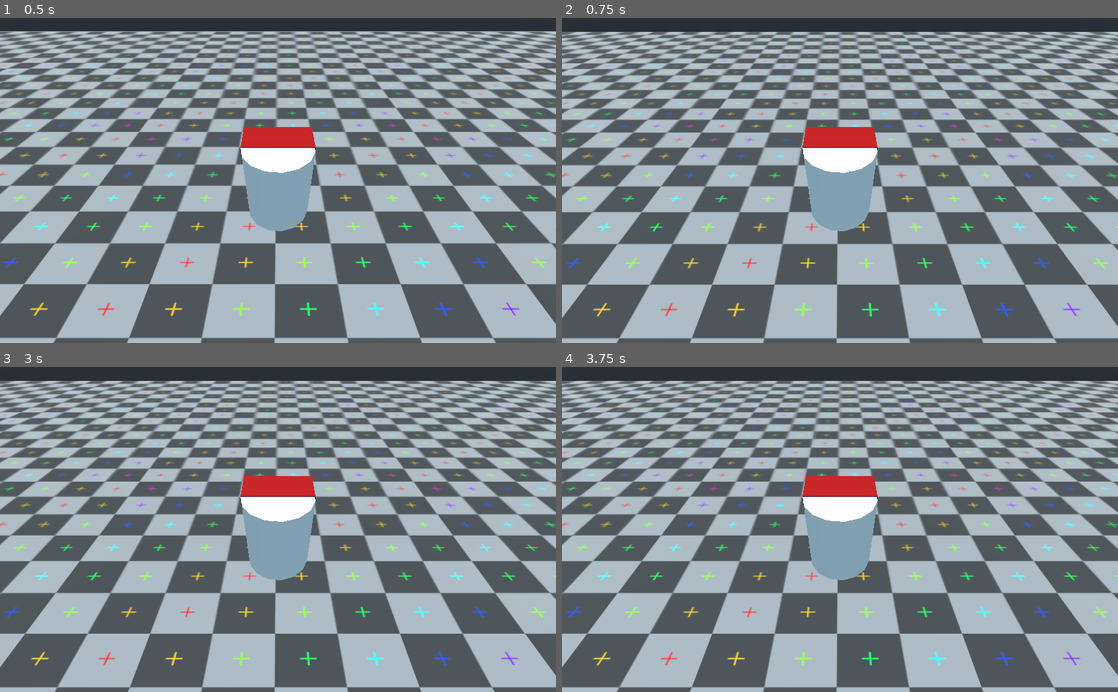
Above: before the commit, frames 1-4 (two rows, left to right).
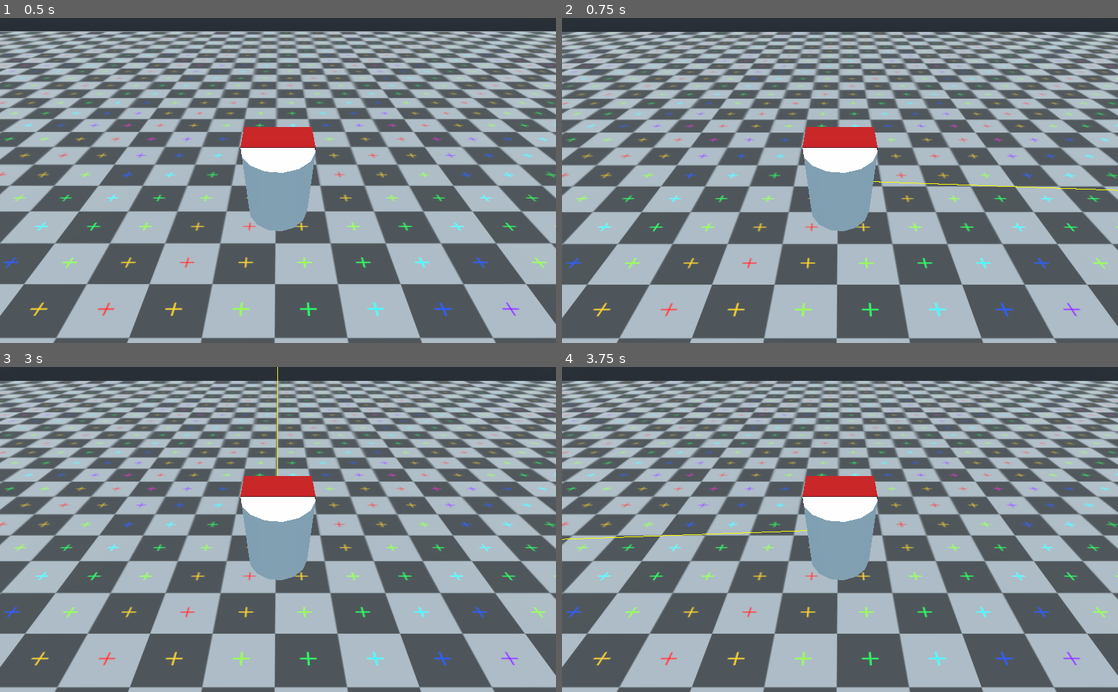
Above: after the commit, the same moments.

Repository: ArthurVasconcelosVidal/FirstGodotProject
Game: Godot game, scene res://Scenes/FisrtScene.tscn
Same seed, same stepped clock (60 frames per second), same inputs: the game is played once before the commit and once after it.
Inputs:
- Up to frame 1 (0.5 s): no input
- Up to frame 2 (0.75 s): hold D (stick_Right) from 0.53 s (still down)
- Up to frame 3 (3 s): tap Enter at 1.25, 2.75 s; release D (stick_Right) at 1.28 s; hold Q (southButton) 1.28-2.03 s; tap Space at 2 s; hold D (stick_Right) 2.03-2.78 s; hold Up (stick_Up) from 2.78 s (still down)
- Up to frame 4 (3.75 s): tap Space at 3.5 s; release Up (stick_Up) at 3.53 s; hold A (stick_Left) from 3.53 s (still down)

Frame 1 is identical in both runs. In frame 2, 0.1% of the frame differs, in the area x 56-100%, y 50-54%; in frame 3, less than 0.1%; in frame 4, less than 0.1%.

Commit message:
Creating a direction using camera, player position and the input

Diff:
--- a/Scripts/Player/PlayerManager.gd
+++ b/Scripts/Player/PlayerManager.gd
@@ -6,7 +6,9 @@
 # var b = "text"
 onready var inputNode = get_node("InputSystem")
 onready var movementNode = get_node("MovementBehaviour")
-
+onready var meshNode = get_node("MeshNode")
+onready var cameraNode = get_node("Camera")
+onready var debugDrawNode = get_node("DrawDebugNode")
 # Called when the node enters the scene tree for the first time.
 func _ready():
 	pass
--- a/Scripts/Player/PlayerMovement.gd
+++ b/Scripts/Player/PlayerMovement.gd
@@ -4,7 +4,9 @@
 # Declare member variables here. Examples:
 # var a = 2
 # var b = "text"
-var testao = 2
+var movementSpeed = 5
+var rotationSpeed = 3
+
 onready var playerManager = get_parent()
 # Called when the node enters the scene tree for the first time.
 func _ready():
@@ -13,9 +15,25 @@
 
 # Called every frame. 'delta' is the elapsed time since the previous frame.
 func _process(delta):
-	#print(playerManager.inputNode.stickValue)
-	#print(playerManager.inputNode.sitckMagnitude)
-	pass
+	MovementBehaviour()
+
+
+func MovementBehaviour():
+	var finalDir = ObjectRelatedDirection(playerManager.inputNode.stickValue, playerManager.cameraNode)
+	playerManager.debugDrawNode.draw_line_3d(playerManager.translation, finalDir.normalized() * 50, Color(1, 1, 0))
+	print(finalDir.normalized())
+
+func ObjectRelatedDirection(var inputDirection, var objectTransform):
+	var forwardDirection = ProjectOnPlane(-playerManager.cameraNode.get_global_transform().basis.z, playerManager.get_transform().basis.y)
+	var rightDirection = ProjectOnPlane(playerManager.cameraNode.get_global_transform().basis.x, playerManager.get_transform().basis.y)
+	var finalDirection = forwardDirection * inputDirection.y + rightDirection * inputDirection.x
+	return finalDirection
+
+
+func ProjectOnPlane(var point, var planeNormal):
+	var normPlane = Plane(planeNormal,0)
+	var projectedPoint = normPlane.project(point)
+	return projectedPoint
 
 func _on_InputSystem_SouthButton_Pressed():
 	print("Q Pressed")
